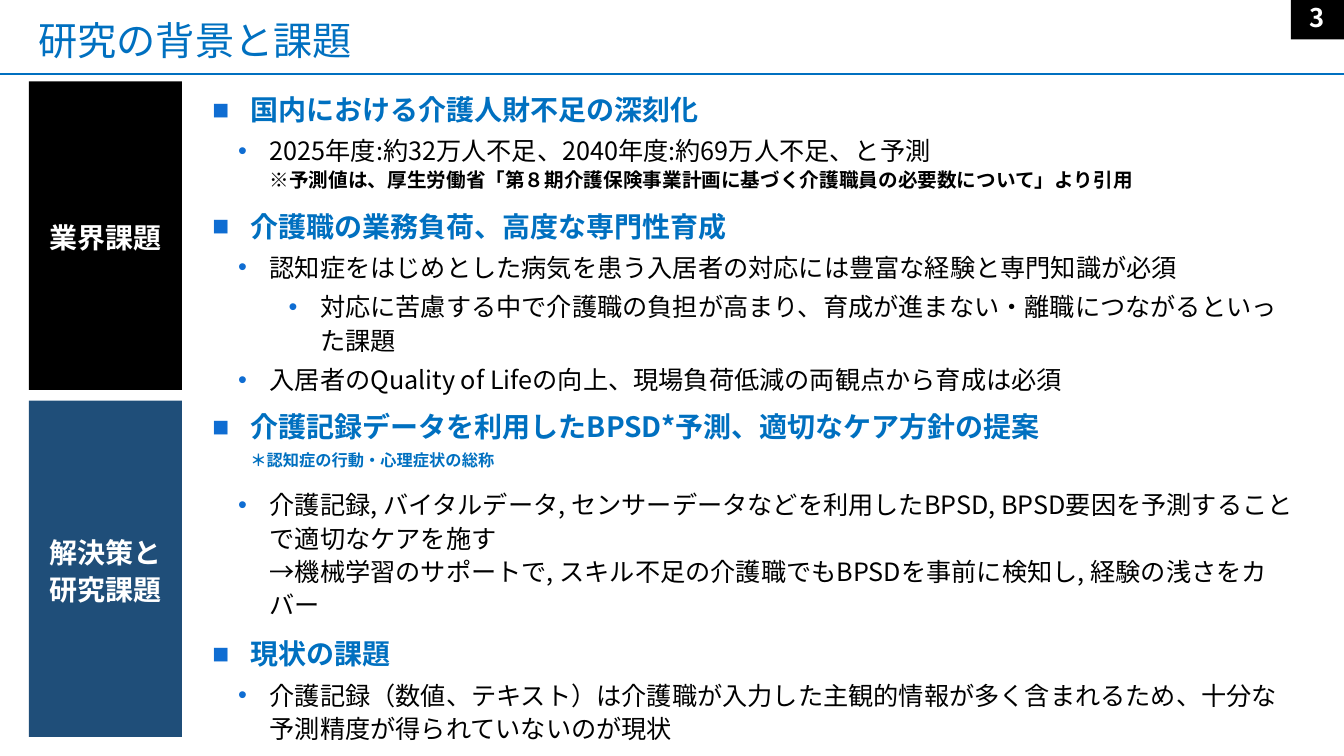
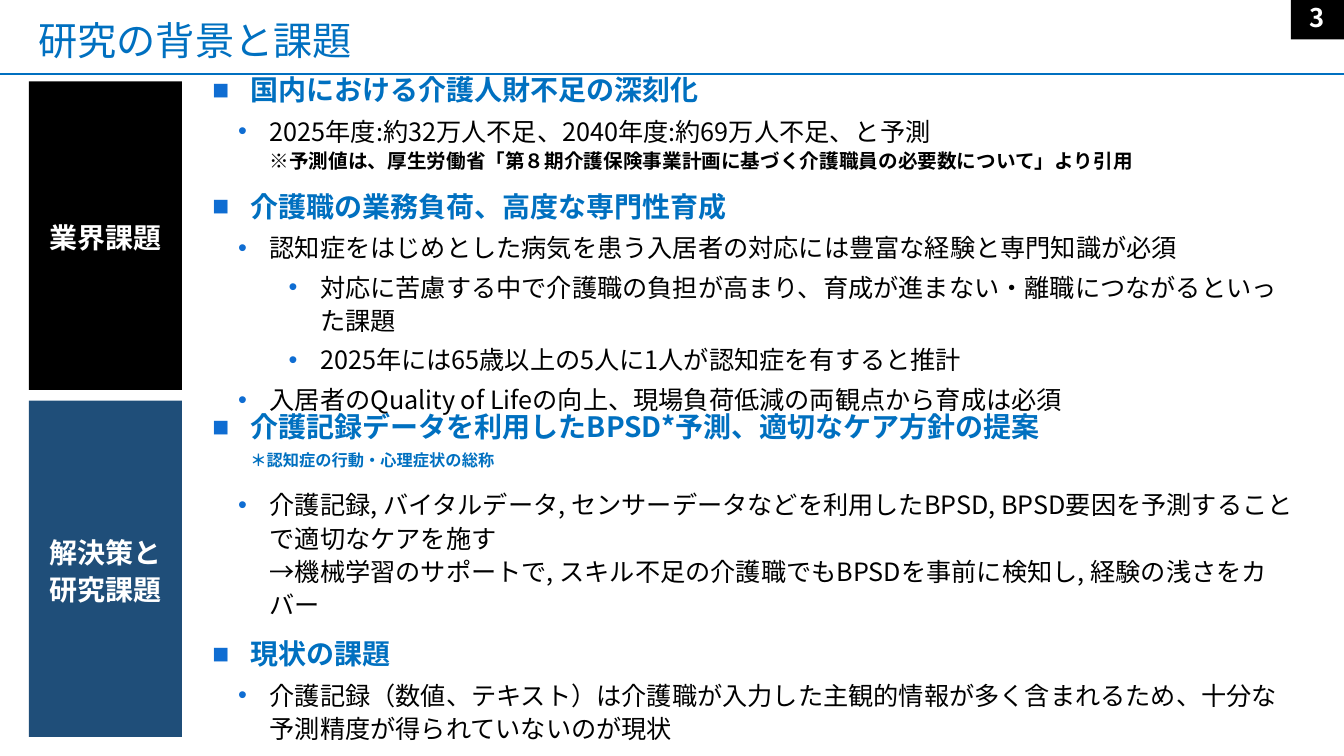
Before and after one commit to nukano0522/d3js_visualization, a slide deck: slide 3 of 口頭発表資料.pptx. Drawn at 1344x756 pixels with LibreOffice and Linux fonts; fonts in the diff are those of the drawing; background and template pictures are left out. Boxes give left, top, right and bottom in pixels: in the first picture for what was removed or moved away, otherwise in the second. Text is boxed around its words. In the diff, an @@ line names an element or a change of style, - is before the commit and + after.

```diff
--- a/口頭発表資料.pptx
+++ b/口頭発表資料.pptx
@@ text "国内における介護人財不足の深刻化": place and size @@
-text "国内における介護人財不足の深刻化" at [250,96,1277,395]
+text "国内における介護人財不足の深刻化" at [250,73,1277,415]
@@ text at [320,347,961,371]: paragraph added @@
+      • 2025年には65歳以上の5人に1人が認知症を有すると推計
```
Also in this commit, not shown: 3 other slides changed.
